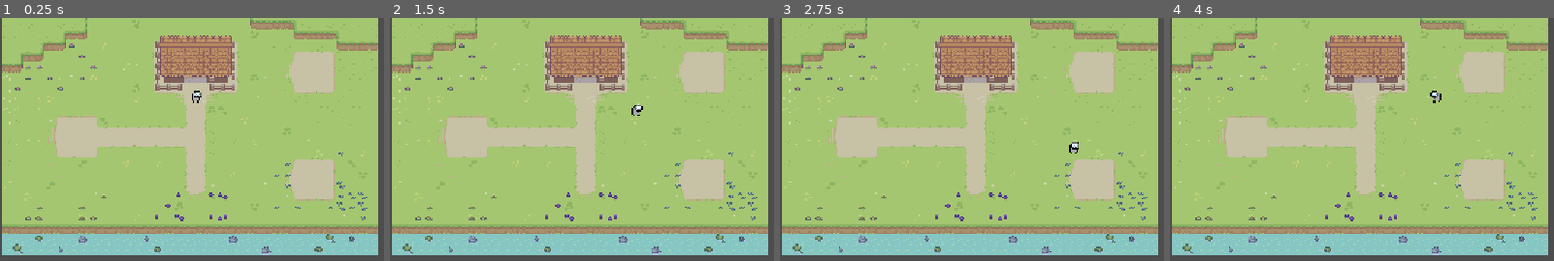
Above: before the commit, frames 1-4 (left to right).
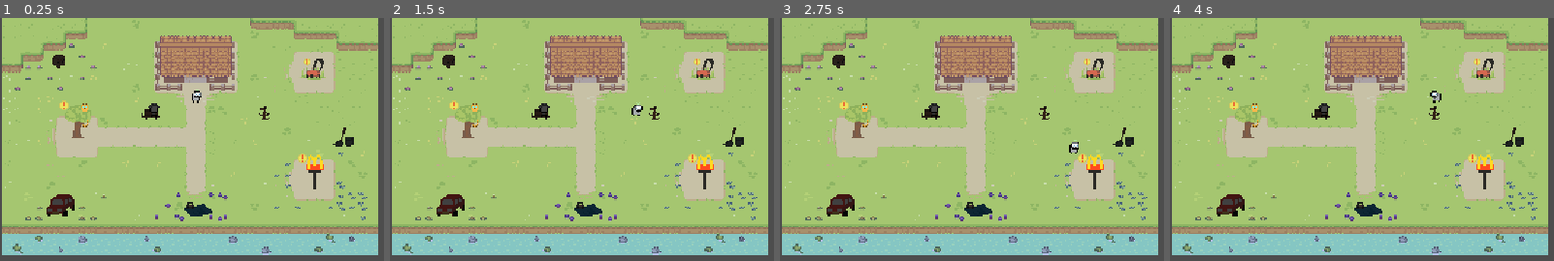
Above: after the commit, the same moments.

Repository: Ewie28/DDR
Game: Godot game, scene res://scenes/outside.tscn
The game is run twice, just before and just after one commit, with the same random seed, the same clock (stepped at 60 frames per second) and the same inputs. The project has no main scene, so this scene is started directly.
Inputs:
- Up to frame 1 (0.25 s): no input
- Up to frame 2 (1.5 s): tap Enter at 0.5 s; hold Right (button_RIGHT) 0.53-1.28 s; tap Space at 1.25 s; hold Down (button_DOWN) from 1.28 s (still down)
- Up to frame 3 (2.75 s): release Down (button_DOWN) at 2.03 s; hold Right (button_RIGHT) from 2.03 s (still down)
- Up to frame 4 (4 s): tap Enter at 2.75 s; release Right (button_RIGHT) at 2.78 s; hold Up (button_UP) 2.78-3.53 s; hold Left (button_LEFT) from 3.53 s (still down)

The runs differ from the first frame. In frame 1, 2.5% of the frame differs, in the area x 12-93%, y 15-82%; in frame 2, 2.5%; in frame 3, 2.5%; in frame 4, 2.5%.

Commit message:
correct path to images fixed. default day set to 1

Diff:
--- a/ddr/assets/missions/area_2d_car.gd
+++ b/ddr/assets/missions/area_2d_car.gd
@@ -23,7 +23,7 @@
 	 # Find the AnimatedSprite2D and modify its appearance
 	var sprite = get_parent().get_node("Sprite2D")  # Move up to level_1_cat, then find Sprite2D
 	if sprite:
-		var texture_path = "C:/Users/jadam/DDR/ddr/mission_sprites/level3_car.png" if is_active else "C:/Users/jadam/DDR/ddr/mission_sprites/level3_car_grey.png"
+		var texture_path = "res://mission_sprites/level3_car.png" if is_active else "res://mission_sprites/level3_car_grey.png"
 		sprite.texture = load(texture_path)
 
 func _on_body_entered(body: Node2D) -> void:
--- a/ddr/assets/missions/area_2d_cat.gd
+++ b/ddr/assets/missions/area_2d_cat.gd
@@ -23,7 +23,7 @@
 	 # Find the AnimatedSprite2D and modify its appearance
 	var sprite = get_parent().get_node("Sprite2D")  # Move up to level_1_cat, then find Sprite2D
 	if sprite:
-		var texture_path = "C:/Users/jadam/DDR/ddr/mission_sprites/level1_cat.png" if is_active else "C:/Users/jadam/DDR/ddr/mission_sprites/level1_cat_grey.png"
+		var texture_path = "res://mission_sprites/level1_cat.png" if is_active else "res://mission_sprites/level1_cat_grey.png"
 		sprite.texture = load(texture_path)
 
 func _on_body_entered(body: Node2D) -> void:
--- a/ddr/assets/missions/area_2d_dance.gd
+++ b/ddr/assets/missions/area_2d_dance.gd
@@ -23,7 +23,7 @@
 	 # Find the AnimatedSprite2D and modify its appearance
 	var sprite = get_parent().get_node("Sprite2D")  # Move up to level_1_cat, then find Sprite2D
 	if sprite:
-		var texture_path = "C:/Users/jadam/DDR/ddr/mission_sprites/level2_dance.png" if is_active else "C:/Users/jadam/DDR/ddr/mission_sprites/level2_dance_grey.png"
+		var texture_path = "res://mission_sprites/level2_dance.png" if is_active else "res://mission_sprites/level2_dance_grey.png"
 		sprite.texture = load(texture_path)
 
 func _on_body_entered(body: Node2D) -> void:
--- a/ddr/assets/missions/area_2d_dog.gd
+++ b/ddr/assets/missions/area_2d_dog.gd
@@ -23,7 +23,7 @@
 	 # Find the AnimatedSprite2D and modify its appearance
 	var sprite = get_parent().get_node("Sprite2D")  # Move up to level_1_cat, then find Sprite2D
 	if sprite:
-		var texture_path = "C:/Users/jadam/DDR/ddr/mission_sprites/level3_dog.png" if is_active else "C:/Users/jadam/DDR/ddr/mission_sprites/level3_dog_grey.png"
+		var texture_path = "res://mission_sprites/level3_dog.png" if is_active else "res://mission_sprites/level3_dog_grey.png"
 		sprite.texture = load(texture_path)
 
 func _on_body_entered(body: Node2D) -> void:
--- a/ddr/assets/missions/area_2d_janitor.gd
+++ b/ddr/assets/missions/area_2d_janitor.gd
@@ -23,7 +23,7 @@
 	 # Find the AnimatedSprite2D and modify its appearance
 	var sprite = get_parent().get_node("Sprite2D")  # Move up to level_1_cat, then find Sprite2D
 	if sprite:
-		var texture_path = "C:/Users/jadam/DDR/ddr/mission_sprites/level2_janitor.png" if is_active else "C:/Users/jadam/DDR/ddr/mission_sprites/level2_janitor_grey.png"
+		var texture_path = "res://mission_sprites/level2_janitor.png" if is_active else "res://mission_sprites/level2_janitor_grey.png"
 		sprite.texture = load(texture_path)
 
 func _on_body_entered(body: Node2D) -> void:
--- a/ddr/assets/missions/area_2d_lawn.gd
+++ b/ddr/assets/missions/area_2d_lawn.gd
@@ -23,7 +23,7 @@
 	 # Find the AnimatedSprite2D and modify its appearance
 	var sprite = get_parent().get_node("Sprite2D")  # Move up to level_1_cat, then find Sprite2D
 	if sprite:
-		var texture_path = "C:/Users/jadam/DDR/ddr/mission_sprites/level1_lawn.png" if is_active else "C:/Users/jadam/DDR/ddr/mission_sprites/level1_lawn_grey.png"
+		var texture_path = "res://mission_sprites/level1_lawn.png" if is_active else "res://mission_sprites/level1_lawn_grey.png"
 		sprite.texture = load(texture_path)
 
 
--- a/ddr/assets/missions/area_2d_maccas.gd
+++ b/ddr/assets/missions/area_2d_maccas.gd
@@ -23,7 +23,7 @@
 	 # Find the AnimatedSprite2D and modify its appearance
 	var sprite = get_parent().get_node("Sprite2D")  # Move up to level_1_cat, then find Sprite2D
 	if sprite:
-		var texture_path = "C:/Users/jadam/DDR/ddr/mission_sprites/level1_maccas.png" if is_active else "C:/Users/jadam/DDR/ddr/mission_sprites/level1_maccas_grey.png"
+		var texture_path = "res://mission_sprites/level1_maccas.png" if is_active else "res://mission_sprites/level1_maccas_grey.png"
 		sprite.texture = load(texture_path)
 
 func _on_body_entered(body: Node2D) -> void:
--- a/ddr/assets/missions/area_2d_parcel.gd
+++ b/ddr/assets/missions/area_2d_parcel.gd
@@ -23,7 +23,7 @@
 	 # Find the AnimatedSprite2D and modify its appearance
 	var sprite = get_parent().get_node("Sprite2D")  # Move up to level_1_cat, then find Sprite2D
 	if sprite:
-		var texture_path = "C:/Users/jadam/DDR/ddr/mission_sprites/level3_parcel.png" if is_active else "C:/Users/jadam/DDR/ddr/mission_sprites/level3_parcel_grey.png"
+		var texture_path = "res://mission_sprites/level3_parcel.png" if is_active else "res://mission_sprites/level3_parcel_grey.png"
 		sprite.texture = load(texture_path)
 
 func _on_body_entered(body: Node2D) -> void:
--- a/ddr/assets/missions/area_2d_robber.gd
+++ b/ddr/assets/missions/area_2d_robber.gd
@@ -23,7 +23,7 @@
 	 # Find the AnimatedSprite2D and modify its appearance
 	var sprite = get_parent().get_node("Sprite2D")  # Move up to level_1_cat, then find Sprite2D
 	if sprite:
-		var texture_path = "C:/Users/jadam/DDR/ddr/mission_sprites/level2_robber.png" if is_active else "C:/Users/jadam/DDR/ddr/mission_sprites/level2_robber_grey.png"
+		var texture_path = "res://mission_sprites/level2_robber.png" if is_active else "res://mission_sprites/level2_robber_grey.png"
 		sprite.texture = load(texture_path)
 
 func _on_body_entered(body: Node2D) -> void:
--- a/ddr/scenes/RhythmObjects/signals.gd
+++ b/ddr/scenes/RhythmObjects/signals.gd
@@ -2,7 +2,7 @@
 var rhythm_level_id = "default"
 
 #for missions
-var current_day = 3
+var current_day = 1
 var missions_attempted = 0
 const MAX_MISSIONS = 3
 
Not shown: 1 places in ddr/scenes/Bedroom.tscn that only renumber resources
Not shown: 1 places in ddr/scenes/Levels/RhythmUI.tscn that only renumber resources
Not shown: 1 places in ddr/scenes/RhythmObjects/falling_key.tscn that only renumber resources
Not shown: 1 places in ddr/scenes/RhythmObjects/key_listener.tscn that only renumber resources
Not shown: 1 places in ddr/scenes/Rhythms/BaseRhythm.tscn that only renumber resources
Not shown: 1 places in ddr/scenes/outside.tscn that only renumber resources
